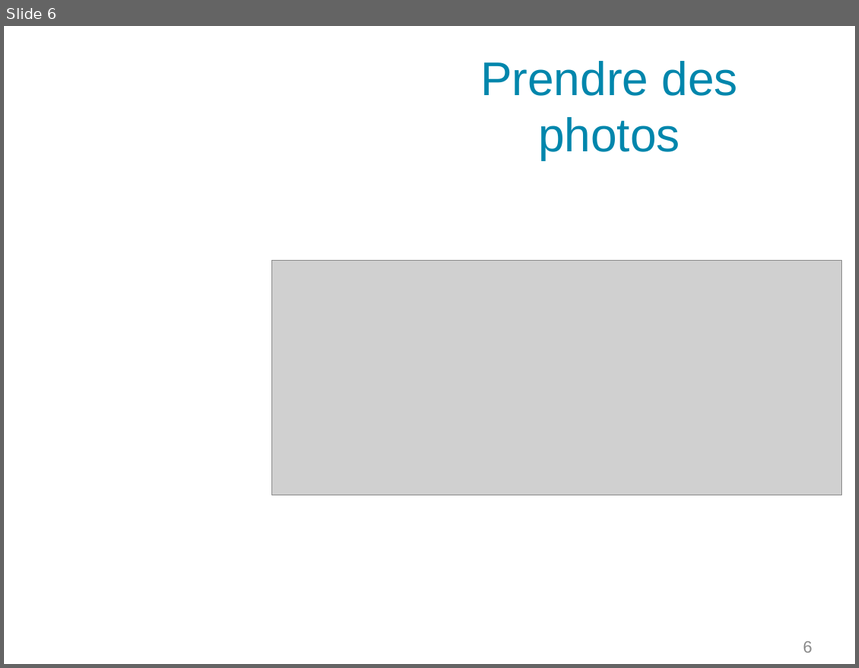
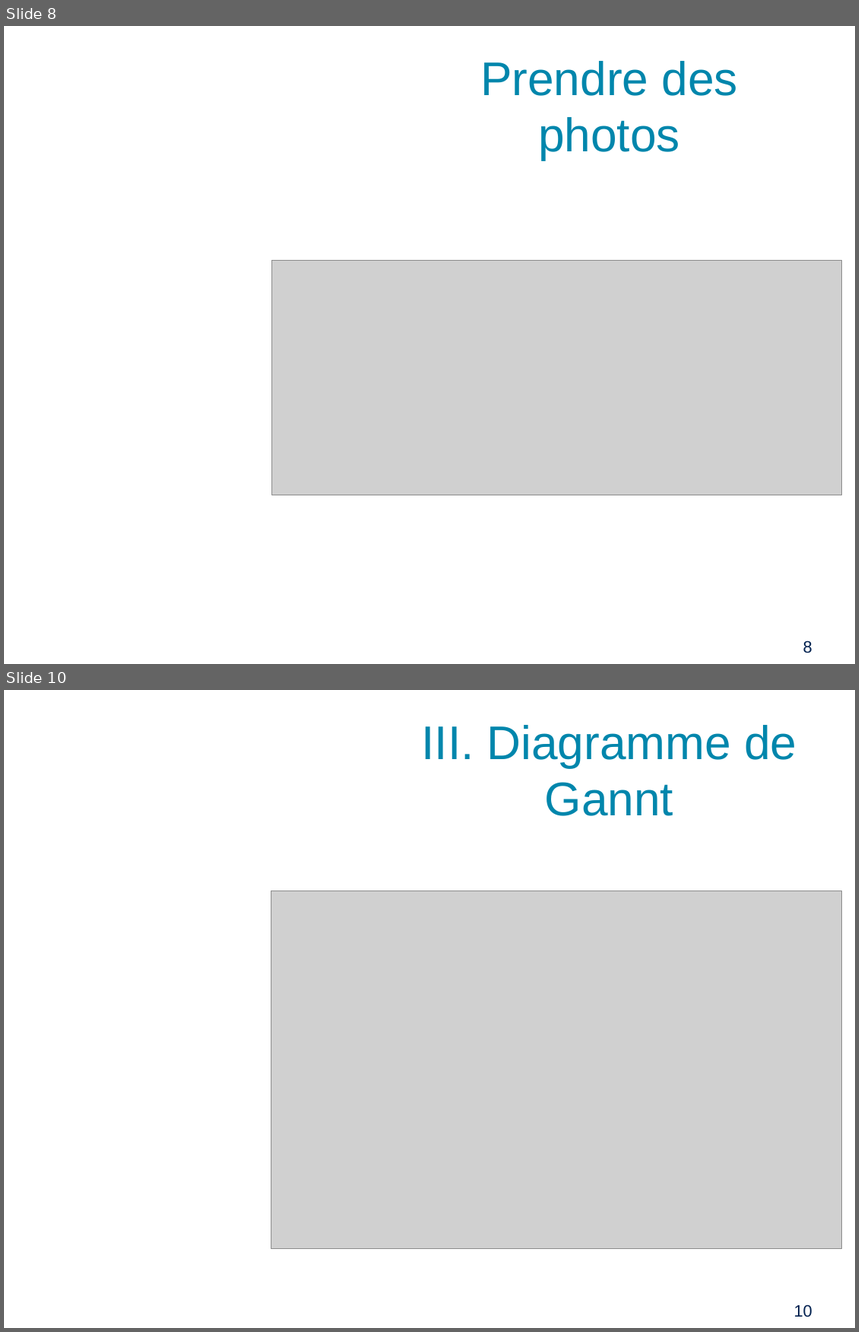
Before and after one commit to PinaudLucas/Projet, a slide deck: Lucas/Revue_1.odp. Shown one above the other, each under a label of ours: slide 6 before the commit, slides 8 and 10 after it; the slides between them are not shown. The pictures are 859x668 and 859x1332 pixels, drawn with LibreOffice and Linux fonts; fonts in the diff are those of the drawing; grey boxes stand for pictures; background and template pictures are left out. Boxes give left, top, right and bottom in pixels: in the first picture for what was removed or moved away, otherwise in the second. Text is boxed around its words. In the diff, an @@ line names an element or a change of style, - is before the commit and + after.

```diff
--- a/Lucas/Revue_1.odp
+++ b/Lucas/Revue_1.odp
@@ slide 10 added at box(4, 690, 855, 1328), background picture (left out) @@
@@ title added at box(422, 725, 797, 816), 40 pt, text #0086AC @@
+III. Diagramme de Gannt
@@ picture added at box(272, 891, 842, 1249) @@
@@ page number added at box(794, 1305, 813, 1318), 14 pt, text #00204F @@
+10
@@ what was slide 6 is now slide 8 @@
@@ page number at box(804, 641, 813, 654): text changed; text colour #898989 to #00204F @@
-6
+8
```
Also in this commit, not shown: 3 slides changed, 3 other slides added, 1 slide removed.
